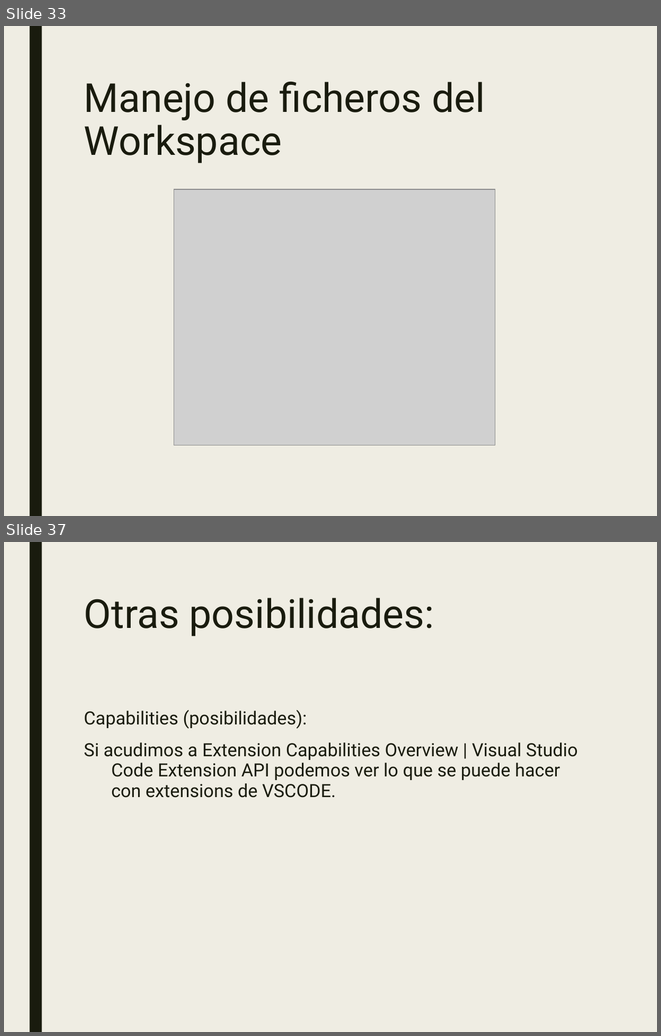
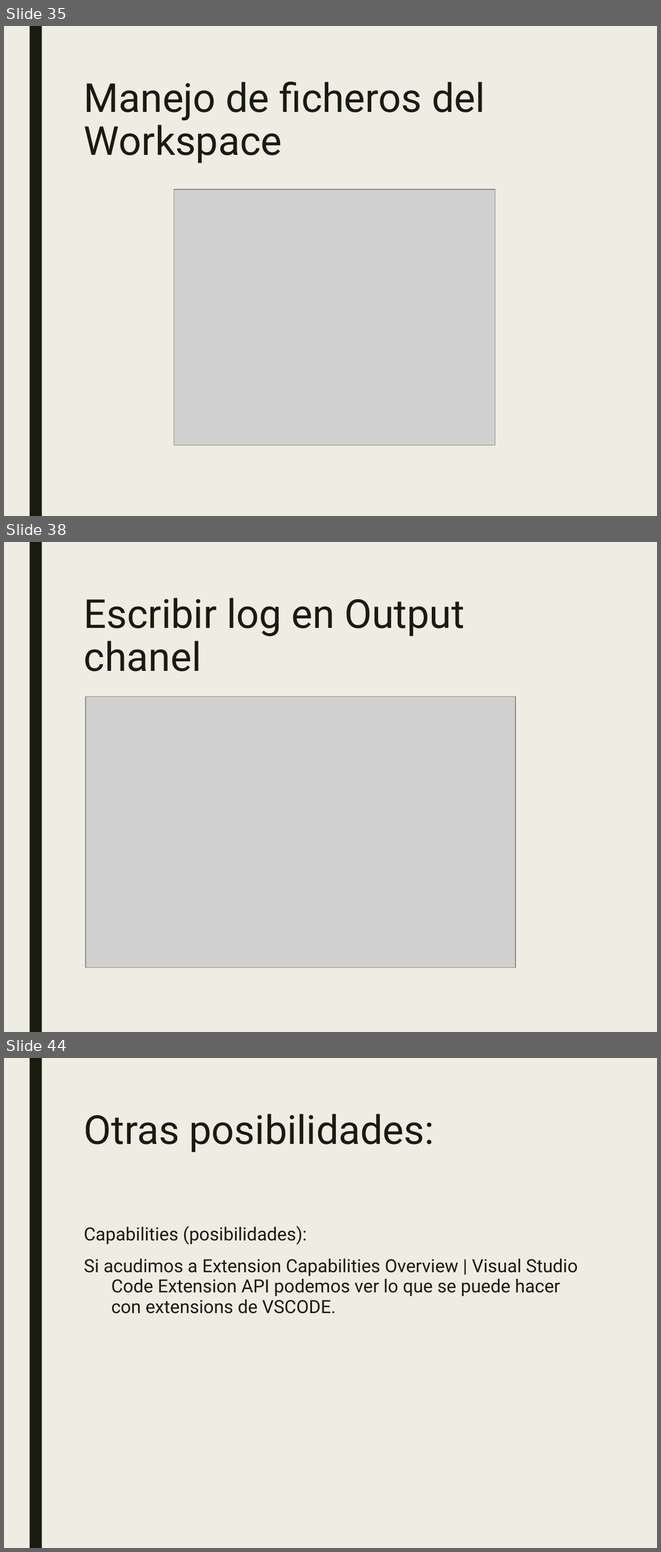
Before and after one commit to JalmarazMartn/dotnetrioja1, a slide deck: VSCODE Extensiones.ppt. Shown one above the other, each under a label of ours: slides 33 and 37 before the commit, slides 35, 38 and 44 after it; the slides between them are not shown. The pictures are 661x1036 and 661x1552 pixels, drawn with LibreOffice and Linux fonts; fonts in the diff are those of the drawing; grey boxes stand for pictures. Boxes give left, top, right and bottom in pixels: in the first picture for what was removed or moved away, otherwise in the second. Text is boxed around its words. In the diff, an @@ line names an element or a change of style, - is before the commit and + after.

```diff
--- a/VSCODE Extensiones.ppt
+++ b/VSCODE Extensiones.ppt
@@ slide 38 added at (4, 542, 657, 1032), background #EFEDE3; not listed: 1 template element that a slide beside it also shows @@
@@ title added at (84, 598, 465, 671), 44 pt, text #191B0E @@
+Escribir log en Output chanel
@@ picture added at (86, 697, 515, 968) @@
@@ what was slide 33 is now slide 35 @@
@@ what was slide 37 is now slide 44 @@
```
Also in this commit, not shown: 7 slides changed, 8 other slides added, 2 slides removed, 2 other files.
